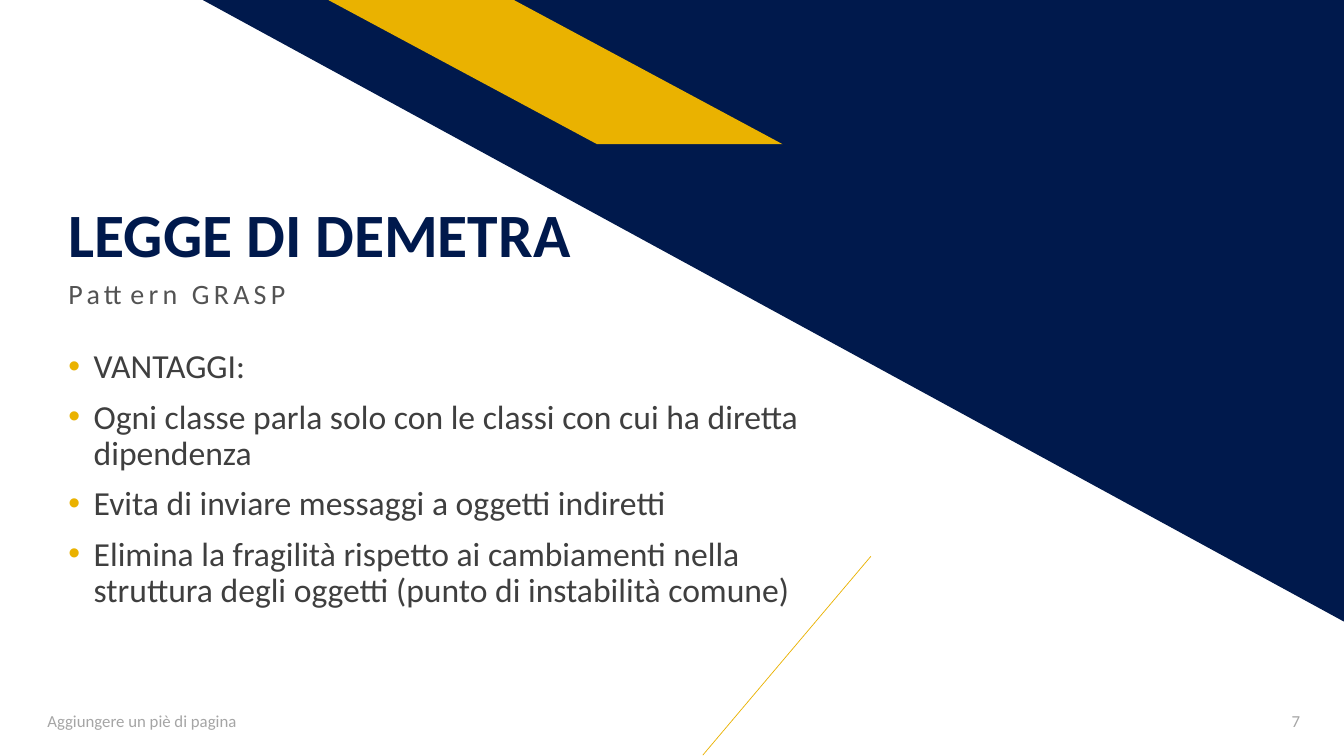
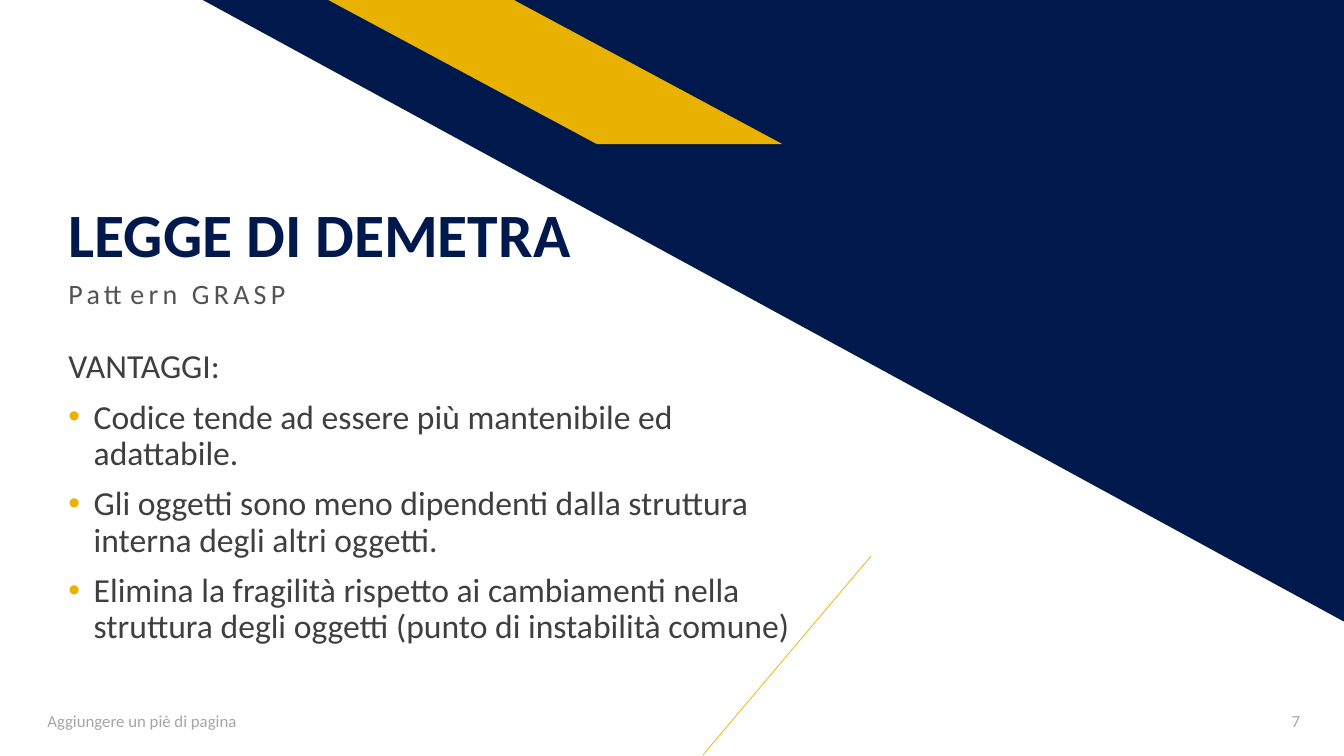
Before and after one commit to salvalai-matteo/EventBookDocumentation, a slide deck: slide 7 of Progetto Ingegneria SW.pptx. Drawn at 1344x756 pixels with LibreOffice and Linux fonts; fonts in the diff are those of the drawing. Boxes give left, top, right and bottom in pixels: in the first picture for what was removed or moved away, otherwise in the second. Text is boxed around its words. In the diff, an @@ line names an element or a change of style, - is before the commit and + after.

```diff
--- a/Progetto Ingegneria SW.pptx
+++ b/Progetto Ingegneria SW.pptx
@@ text at <box>68,356,219,379</box>: bullet • to none @@
@@ text at <box>94,405,747,558</box>: text changed @@
-• Ogni classe parla solo con le classi con cui ha diretta dipendenza
-• Evita di inviare messaggi a oggetti indiretti
+• Codice tende ad essere più mantenibile ed adattabile.
+• Gli oggetti sono meno dipendenti dalla struttura interna degli altri oggetti.
```
Also in this commit, not shown: 5 other slides changed.
